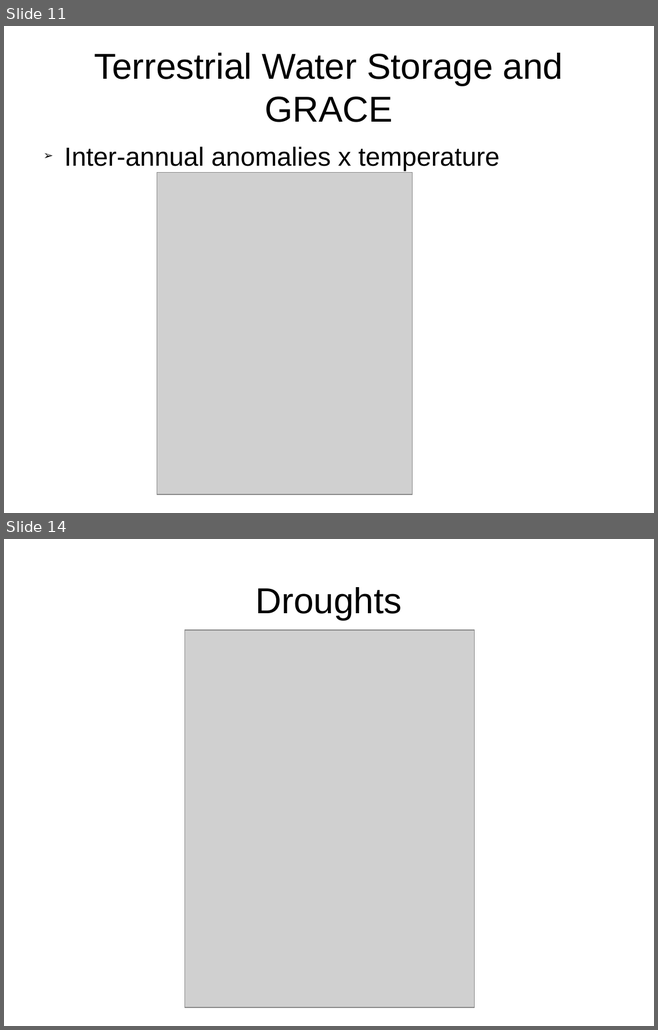
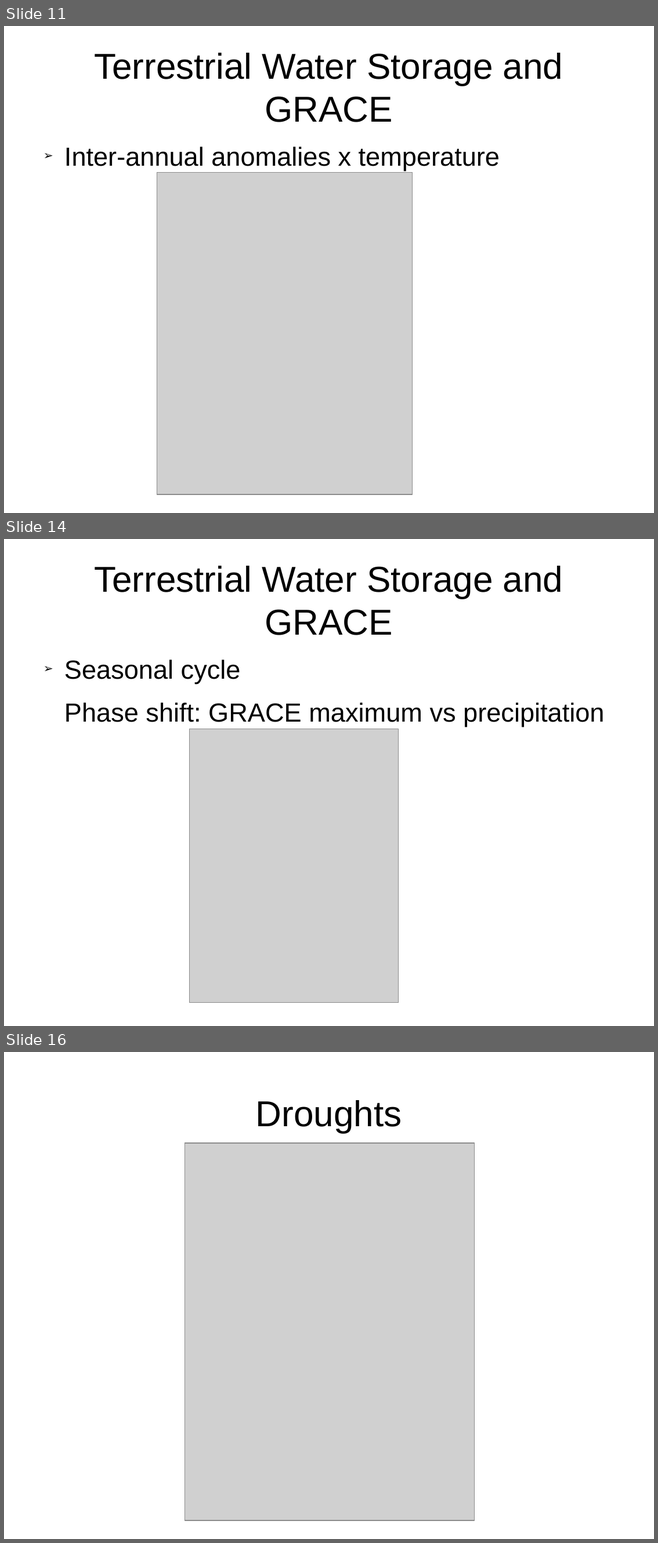
Before and after one commit to fvgatts/apresenta-o, a slide deck: presentation-TWSandGRACE.odp. Shown one above the other, each under a label of ours: slides 11 and 14 before the commit, slides 11, 14 and 16 after it; the slides between them are not shown. The pictures are 658x1030 and 658x1543 pixels, drawn with LibreOffice and Linux fonts; fonts in the diff are those of the drawing; grey boxes stand for pictures. Boxes give left, top, right and bottom in pixels: in the first picture for what was removed or moved away, otherwise in the second. Text is boxed around its words. In the diff, an @@ line names an element or a change of style, - is before the commit and + after.

```diff
--- a/presentation-TWSandGRACE.odp
+++ b/presentation-TWSandGRACE.odp
@@ slide 14 added at (4, 539, 654, 1026), background #FFFFFF @@
@@ title added at (94, 566, 563, 635), 44 pt, text #000000 @@
+Terrestrial Water Storage and GRACE
@@ text added at (64, 660, 604, 727), 32 pt, text #000000 @@
+➢ Seasonal cycle
+Phase shift: GRACE maximum vs precipitation
@@ picture added at (190, 729, 398, 1004) @@
@@ what was slide 14 is now slide 16 @@
```
Also in this commit, not shown: 2 slides changed, 2 other slides added.
